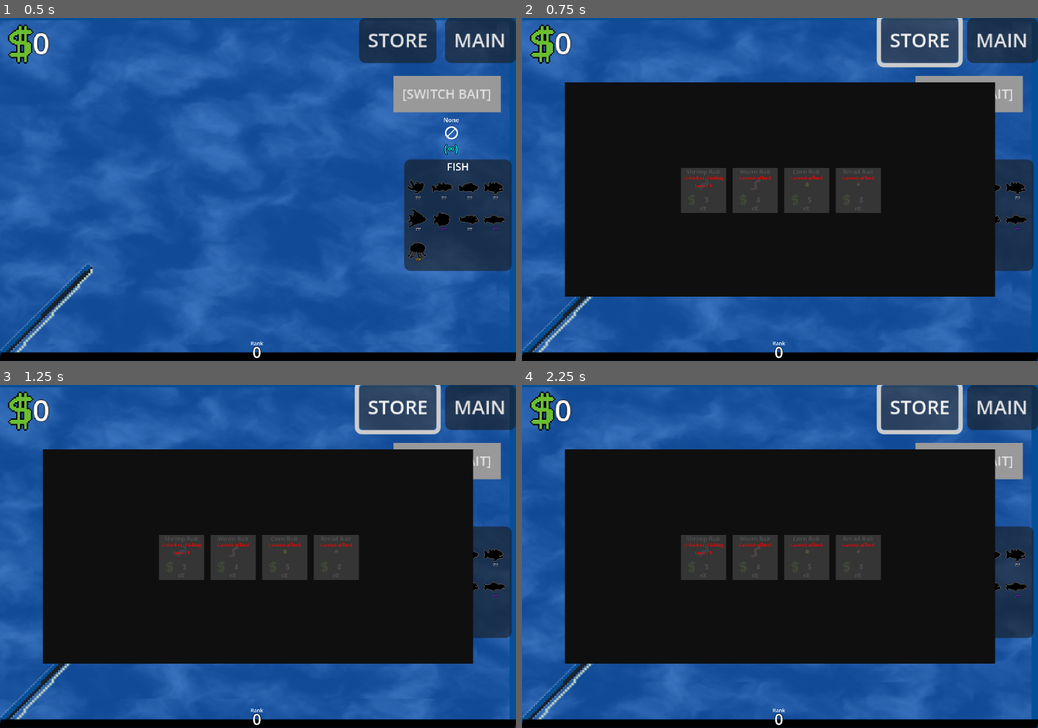
Above: before the commit, frames 1-4 (two rows, left to right).
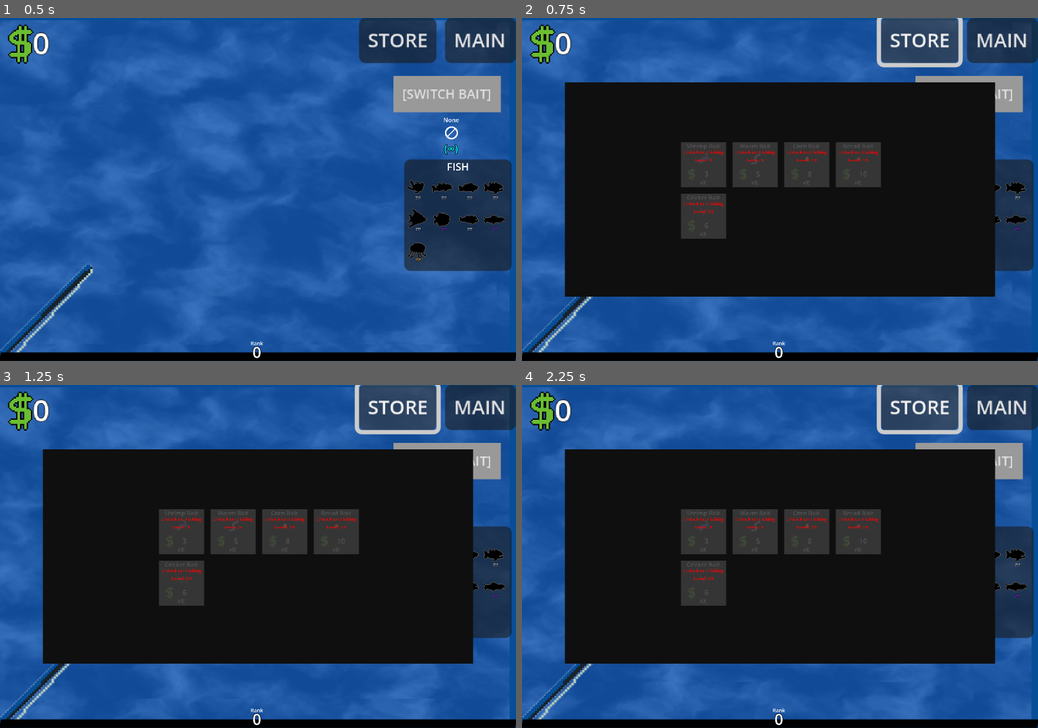
Above: after the commit, the same moments.

Repository: mathew-tran/fish-clicker
Game: Godot game, scene res://Scenes/Main.tscn
Two runs of this game, one before a commit and one after it. Both use one fixed random seed, a clock stepped at 60 frames per second and the inputs below.
Inputs:
- Up to frame 1 (0.5 s): no input
- Up to frame 2 (0.75 s): click "STORE" at 0.5 s
- Up to frame 3 (1.25 s): no input
- Up to frame 4 (2.25 s): click "MAIN" at 1.25 s; click "STORE" at 2 s

Frame 1 is identical in both runs. In frame 2, 5.6% of the frame differs, in the area x 30-70%, y 36-65%; in frame 3, 5.6%; in frame 4, 5.6%.

Commit message:
work on more fishes for cricket bait

Diff:
--- a/fishclicker/Prefabs/FishingRod.tscn
+++ b/fishclicker/Prefabs/FishingRod.tscn
@@ -48,6 +48,21 @@
 &"anim": SubResource("Animation_hwtd0")
 }
 
+[sub_resource type="Animation" id="Animation_tklvy"]
+length = 0.001
+tracks/0/type = "value"
+tracks/0/imported = false
+tracks/0/enabled = true
+tracks/0/path = NodePath("Bait:scale")
+tracks/0/interp = 1
+tracks/0/loop_wrap = true
+tracks/0/keys = {
+"times": PackedFloat32Array(0),
+"transitions": PackedFloat32Array(1),
+"update": 0,
+"values": [Vector2(0.4, 0.4)]
+}
+
 [sub_resource type="Animation" id="Animation_vq6s5"]
 resource_name = "baitanim"
 loop_mode = 1
@@ -62,21 +77,6 @@
 "transitions": PackedFloat32Array(1, 1, 1),
 "update": 0,
 "values": [Vector2(0.4, 0.4), Vector2(0.3, 0.3), Vector2(0.4, 0.4)]
-}
-
-[sub_resource type="Animation" id="Animation_tklvy"]
-length = 0.001
-tracks/0/type = "value"
-tracks/0/imported = false
-tracks/0/enabled = true
-tracks/0/path = NodePath("Bait:scale")
-tracks/0/interp = 1
-tracks/0/loop_wrap = true
-tracks/0/keys = {
-"times": PackedFloat32Array(0),
-"transitions": PackedFloat32Array(1),
-"update": 0,
-"values": [Vector2(0.4, 0.4)]
 }
 
 [sub_resource type="AnimationLibrary" id="AnimationLibrary_nglj1"]
--- a/fishclicker/Prefabs/UI/ShopUI.tscn
+++ b/fishclicker/Prefabs/UI/ShopUI.tscn
@@ -6,6 +6,7 @@
 [ext_resource type="Resource" uid="uid://dqjbkslgu0x0u" path="res://Resources/Levels/Baits/003_BAIT_WORM.tres" id="4_pvdtk"]
 [ext_resource type="Resource" uid="uid://df8uvxh36slnb" path="res://Resources/Levels/Baits/004_BAIT_CORN.tres" id="5_vlfwe"]
 [ext_resource type="Resource" uid="uid://bovv87bhgmams" path="res://Resources/Levels/Baits/005_BAIT_BREAD.tres" id="6_v0bkr"]
+[ext_resource type="Resource" uid="uid://dioacelhhibm3" path="res://Resources/Levels/Baits/006_BAIT_CRICKET.tres" id="7_vrx5y"]
 
 [sub_resource type="StyleBoxFlat" id="StyleBoxFlat_2qmjl"]
 bg_color = Color(0.0584206, 0.0584206, 0.0584206, 1)
@@ -53,13 +54,21 @@
 [node name="BAIT-Worm Bait" parent="Panel/GridContainer" instance=ExtResource("1_2qmjl")]
 layout_mode = 2
 BaitToSell = ExtResource("4_pvdtk")
+FishingLevel = 5
 
 [node name="BAIT-Corn Bait" parent="Panel/GridContainer" instance=ExtResource("1_2qmjl")]
 layout_mode = 2
 BaitToSell = ExtResource("5_vlfwe")
+FishingLevel = 10
 
-[node name="BAIT-Corn Bait2" parent="Panel/GridContainer" instance=ExtResource("1_2qmjl")]
+[node name="BAIT-Bread Bait" parent="Panel/GridContainer" instance=ExtResource("1_2qmjl")]
 layout_mode = 2
 BaitToSell = ExtResource("6_v0bkr")
+FishingLevel = 15
+
+[node name="BAIT-Bread Bait2" parent="Panel/GridContainer" instance=ExtResource("1_2qmjl")]
+layout_mode = 2
+BaitToSell = ExtResource("7_vrx5y")
+FishingLevel = 20
 
 [connection signal="about_to_popup" from="." to="." method="_on_about_to_popup"]
--- a/fishclicker/Resources/Levels/Baits/003_BAIT_WORM.tres
+++ b/fishclicker/Resources/Levels/Baits/003_BAIT_WORM.tres
@@ -18,7 +18,7 @@
 BaitName = "Worm Bait"
 BaitImage = ExtResource("1_6wa7q")
 BaitID = "003"
-Cost = 4
+Cost = 5
 CommonPool = Array[ExtResource("1_bboh7")]([ExtResource("3_tn6fs"), ExtResource("4_0shxf"), ExtResource("5_lqxwq"), ExtResource("6_pck27"), ExtResource("7_75hmh"), ExtResource("8_ln7xe"), ExtResource("9_qeh17"), ExtResource("10_b3ot5"), ExtResource("11_l3fr2")])
 RarePool = Array[ExtResource("1_bboh7")]([])
 LegendaryPool = Array[ExtResource("1_bboh7")]([])
--- a/fishclicker/Resources/Levels/Baits/004_BAIT_CORN.tres
+++ b/fishclicker/Resources/Levels/Baits/004_BAIT_CORN.tres
@@ -16,7 +16,7 @@
 BaitName = "Corn Bait"
 BaitImage = ExtResource("1_mobhp")
 BaitID = "004"
-Cost = 5
+Cost = 8
 CommonPool = Array[ExtResource("1_oulst")]([ExtResource("3_ltd11"), ExtResource("4_pf7i4"), ExtResource("5_v8knp"), ExtResource("6_jkwv0"), ExtResource("7_4d4qc")])
 RarePool = Array[ExtResource("1_oulst")]([ExtResource("9_tlkon")])
 LegendaryPool = Array[ExtResource("1_oulst")]([ExtResource("4_iqwq0")])
--- a/fishclicker/Resources/Levels/Baits/005_BAIT_BREAD.tres
+++ b/fishclicker/Resources/Levels/Baits/005_BAIT_BREAD.tres
@@ -16,7 +16,7 @@
 BaitName = "Bread Bait"
 BaitImage = ExtResource("1_nsc7x")
 BaitID = "005"
-Cost = 8
+Cost = 10
 CommonPool = Array[ExtResource("2_g2exi")]([ExtResource("3_wb4ml"), ExtResource("4_py37v"), ExtResource("5_axm0x"), ExtResource("6_nsc7x")])
 RarePool = Array[ExtResource("2_g2exi")]([ExtResource("3_0wky7"), ExtResource("5_vjb1p"), ExtResource("7_ka1ig")])
 LegendaryPool = Array[ExtResource("2_g2exi")]([])
--- a/fishclicker/Resources/Levels/Baits/006_BAIT_CRICKET.tres
+++ b/fishclicker/Resources/Levels/Baits/006_BAIT_CRICKET.tres
@@ -6,6 +6,8 @@
 [ext_resource type="Resource" uid="uid://drbki3y0ka5ym" path="res://Resources/Levels/Fish/P043_Largemouth_Bass.tres" id="4_lyoxf"]
 [ext_resource type="Resource" uid="uid://cb40j5liic87h" path="res://Resources/Levels/Fish/P044_Crucian_Carp.tres" id="5_n3kxx"]
 [ext_resource type="Resource" uid="uid://etu13u2p6i3i" path="res://Resources/Levels/Fish/P045_Brook_Trout.tres" id="6_g7dak"]
+[ext_resource type="Resource" uid="uid://c75qntjwjnxj1" path="res://Resources/Levels/Fish/P046_Northern_Pike.tres" id="7_abu4p"]
+[ext_resource type="Resource" uid="uid://y152o00cri0i" path="res://Resources/Levels/Fish/P047_Striped_Bass.tres" id="8_odaon"]
 [ext_resource type="Script" uid="uid://bgc7uj0bli212" path="res://Resources/BaitData.gd" id="10_iwtxi"]
 
 [resource]
@@ -14,7 +16,7 @@
 BaitImage = ExtResource("1_6ek8a")
 BaitID = "006"
 Cost = 6
-CommonPool = Array[ExtResource("2_7qfh8")]([ExtResource("3_4bcvh"), ExtResource("4_lyoxf"), ExtResource("5_n3kxx"), ExtResource("6_g7dak")])
+CommonPool = Array[ExtResource("2_7qfh8")]([ExtResource("3_4bcvh"), ExtResource("4_lyoxf"), ExtResource("5_n3kxx"), ExtResource("6_g7dak"), ExtResource("7_abu4p"), ExtResource("8_odaon")])
 RarePool = Array[ExtResource("2_7qfh8")]([])
 LegendaryPool = Array[ExtResource("2_7qfh8")]([])
 bIsInfinite = false
--- /dev/null
+++ b/fishclicker/Resources/Levels/Fish/P046_Northern_Pike.tres
@@ -0,0 +1,15 @@
+[gd_resource type="Resource" script_class="FishData" load_steps=3 format=3 uid="uid://c75qntjwjnxj1"]
+
+[ext_resource type="Texture2D" uid="uid://p2ag6yypl3d0" path="res://Art/Sprites/Fish/Detail/NorthernPike.png" id="1_qy1ub"]
+[ext_resource type="Script" uid="uid://clf4q2sgy5gad" path="res://Resources/FishData.gd" id="2_k75yl"]
+
+[resource]
+script = ExtResource("2_k75yl")
+FishImage = ExtResource("1_qy1ub")
+FishName = "Northern Pike"
+Rarity = 0
+FishSize = 1
+FishID = "P046"
+Tugs = 4
+TimeLimit = 1.2
+Cost = 16
--- /dev/null
+++ b/fishclicker/Resources/Levels/Fish/P047_Striped_Bass.tres
@@ -0,0 +1,15 @@
+[gd_resource type="Resource" script_class="FishData" load_steps=3 format=3 uid="uid://y152o00cri0i"]
+
+[ext_resource type="Texture2D" uid="uid://ckql2rliqupcr" path="res://Art/Sprites/Fish/Detail/StripedBass.png" id="1_w1nlx"]
+[ext_resource type="Script" uid="uid://clf4q2sgy5gad" path="res://Resources/FishData.gd" id="2_yy617"]
+
+[resource]
+script = ExtResource("2_yy617")
+FishImage = ExtResource("1_w1nlx")
+FishName = "Striped Bass"
+Rarity = 0
+FishSize = 1
+FishID = "P047"
+Tugs = 5
+TimeLimit = 2.0
+Cost = 16
--- a/fishclicker/Scripts/FishSpawner.gd
+++ b/fishclicker/Scripts/FishSpawner.gd
@@ -10,7 +10,7 @@
 
 
 func DetermineTime():
-	$Timer.wait_time = randf_range(2, 12)
+	$Timer.wait_time = randf_range(8, 30)
 	$Timer.start()
 	print("Spawning Fish")
 
Binary file added: fishclicker/Art/Sprites/Bait/CricketBait.png
Not shown, added: fishclicker/Art/Sprites/Bait/CricketBait.png.import
Binary file added: fishclicker/Art/Sprites/Fish/Detail/BrookTrout.png
Not shown, added: fishclicker/Art/Sprites/Fish/Detail/BrookTrout.png.import
Binary file added: fishclicker/Art/Sprites/Fish/Detail/CrucianCarp.png
Not shown, added: fishclicker/Art/Sprites/Fish/Detail/CrucianCarp.png.import
Binary file added: fishclicker/Art/Sprites/Fish/Detail/LargemouthBass.png
Not shown, added: fishclicker/Art/Sprites/Fish/Detail/LargemouthBass.png.import
Binary file added: fishclicker/Art/Sprites/Fish/Detail/NorthernPike.png
Not shown, added: fishclicker/Art/Sprites/Fish/Detail/NorthernPike.png.import
Binary file added: fishclicker/Art/Sprites/Fish/Detail/StripedBass.png
Not shown, added: fishclicker/Art/Sprites/Fish/Detail/StripedBass.png.import
(and 4 more such lines)
